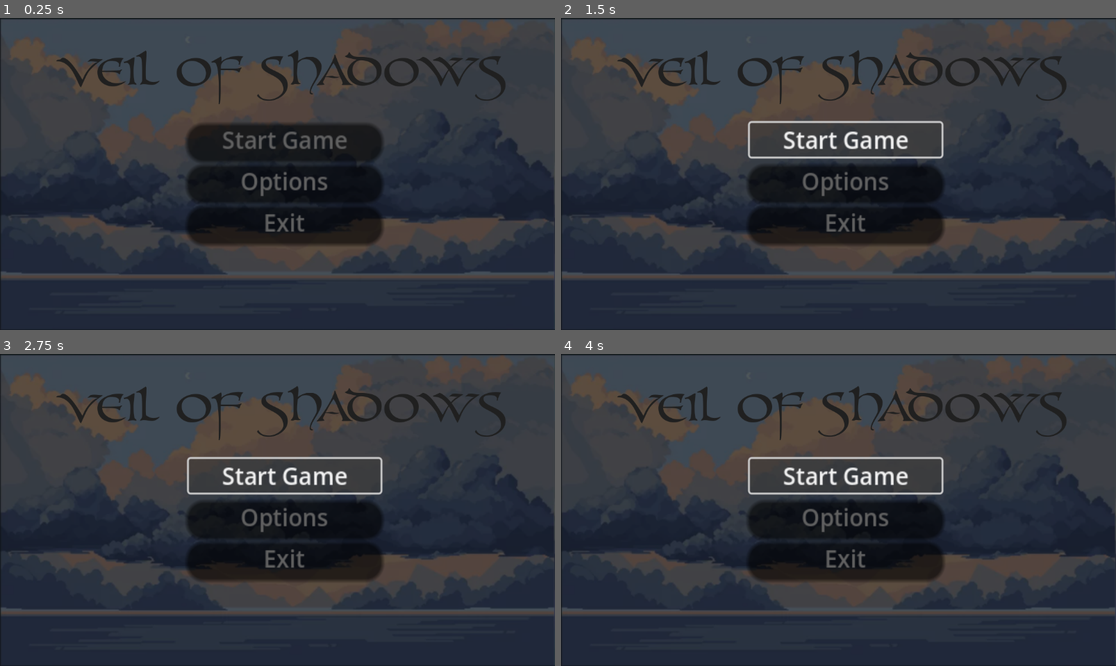
Above: before the commit, frames 1-4 (two rows, left to right).
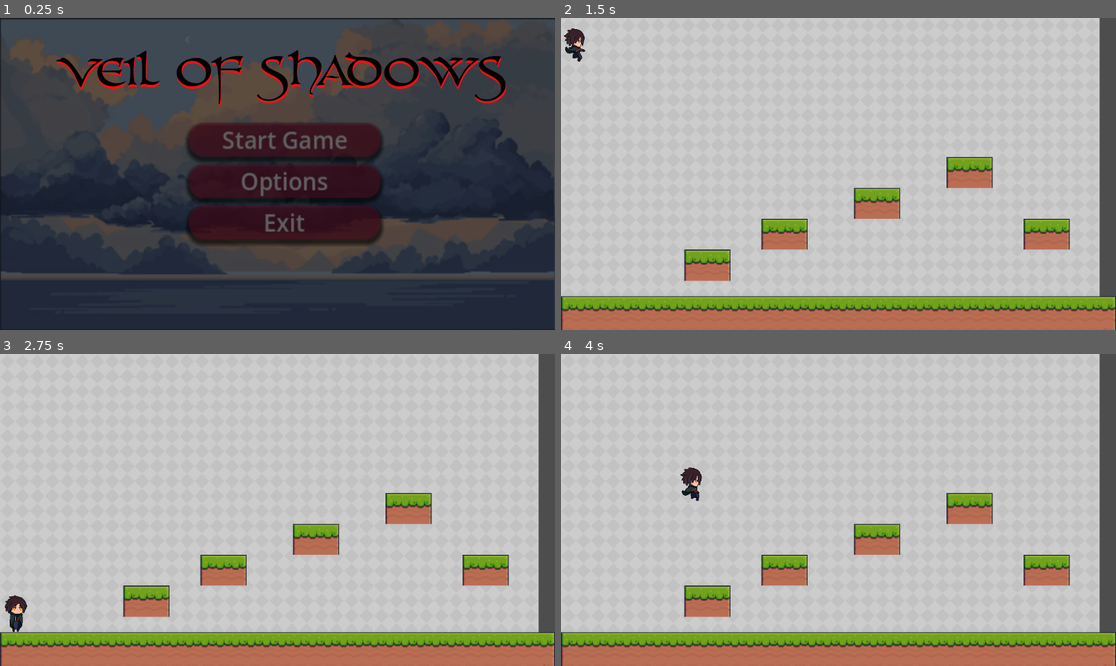
Above: after the commit, the same moments.

Repository: RocketRy-godot/godot-project
Game: Godot game, scene res://main_menu.tscn
Two runs of this game, one before a commit and one after it. Both use one fixed random seed, a clock stepped at 60 frames per second and the inputs below.
Inputs (mouse positions are in pixels of both pictures, inside the frame that each line leads up to):
- Up to frame 1 (0.25 s): no input
- Up to frame 2 (1.5 s): click "Options" at 0.5 s; click "Start Game" at 1.25 s
- Up to frame 3 (2.75 s): click (283, 475) at 2 s, where only the run before the commit has a clickable "Start Game"
- Up to frame 4 (4 s): hold Shift (run) 2.78-3.53 s; hold D (right) from 2.78 s (still down); tap Space (jump) at 3.02, 3.77 s; tap Shift (run) at 3.6 s

The runs differ from the first frame. In frame 1, 13% of the frame differs, in the area x 10-92%, y 10-71%; in frame 2, 98%, in the area x 0-100%, y 0-100%; in frame 3, 98%; in frame 4, 98%.

Commit message:
made the main menu functionable.

Diff:
--- /dev/null
+++ b/main_menu.gd
@@ -0,0 +1,13 @@
+extends Control
+
+
+func _on_start_pressed() -> void:
+	get_tree().change_scene_to_file("res://main.tscn")
+
+
+func _on_options_pressed() -> void:
+	pass # Replace with function body.
+
+
+func _on_exit_pressed() -> void:
+	get_tree().quit()
--- a/main_menu.tscn
+++ b/main_menu.tscn
@@ -1,14 +1,26 @@
-[gd_scene load_steps=5 format=3 uid="uid://dwq1ocewfi113"]
+[gd_scene load_steps=8 format=3 uid="uid://dwq1ocewfi113"]
 
 [ext_resource type="Texture2D" uid="uid://c574kyeh7o7hn" path="res://Screenshot 2024-11-11 000913.png" id="1_hi6dr"]
+[ext_resource type="Script" path="res://main_menu.gd" id="1_iy2e5"]
 [ext_resource type="FontFile" uid="uid://dnxe2p7vu4sg6" path="res://unzialish/UnZialish.ttf" id="2_453s4"]
 
 [sub_resource type="StyleBoxTexture" id="StyleBoxTexture_234ta"]
 texture = ExtResource("1_hi6dr")
 modulate_color = Color(0.381703, 0.381703, 0.381703, 1)
 
+[sub_resource type="StyleBoxEmpty" id="StyleBoxEmpty_irp0s"]
+
+[sub_resource type="StyleBoxFlat" id="StyleBoxFlat_u85j8"]
+bg_color = Color(0.459556, 0.0794955, 0.181286, 0.45098)
+corner_radius_top_left = 16
+corner_radius_top_right = 16
+corner_radius_bottom_right = 16
+corner_radius_bottom_left = 16
+shadow_size = 5
+shadow_offset = Vector2(0, 3.41)
+
 [sub_resource type="StyleBoxFlat" id="StyleBoxFlat_g8126"]
-bg_color = Color(0.0119, 0.07, 0.0341717, 0)
+bg_color = Color(0.375063, 0.0570471, 0.142358, 0.45098)
 corner_radius_top_left = 16
 corner_radius_top_right = 16
 corner_radius_bottom_right = 16
@@ -23,6 +35,7 @@
 anchor_bottom = 1.0
 grow_horizontal = 2
 grow_vertical = 2
+script = ExtResource("1_iy2e5")
 
 [node name="Panel" type="Panel" parent="."]
 layout_mode = 1
@@ -54,8 +67,14 @@
 layout_mode = 2
 size_flags_vertical = 3
 size_flags_stretch_ratio = 0.0
+theme_override_colors/font_hover_color = Color(0.380392, 0.380392, 0.380392, 1)
+theme_override_colors/font_pressed_color = Color(0.380392, 0.380392, 0.380392, 1)
+theme_override_colors/font_focus_color = Color(0.380392, 0.380392, 0.380392, 1)
 theme_override_colors/font_color = Color(0.381703, 0.381703, 0.381703, 1)
 theme_override_font_sizes/font_size = 25
+theme_override_styles/focus = SubResource("StyleBoxEmpty_irp0s")
+theme_override_styles/hover = SubResource("StyleBoxFlat_u85j8")
+theme_override_styles/pressed = SubResource("StyleBoxFlat_g8126")
 theme_override_styles/normal = SubResource("StyleBoxFlat_g8126")
 text = "Start Game"
 
@@ -63,8 +82,14 @@
 layout_mode = 2
 size_flags_vertical = 3
 size_flags_stretch_ratio = 0.0
+theme_override_colors/font_hover_color = Color(0.380392, 0.380392, 0.380392, 1)
+theme_override_colors/font_pressed_color = Color(0.380392, 0.380392, 0.380392, 1)
+theme_override_colors/font_focus_color = Color(0.380392, 0.380392, 0.380392, 1)
 theme_override_colors/font_color = Color(0.381703, 0.381703, 0.381703, 1)
 theme_override_font_sizes/font_size = 25
+theme_override_styles/focus = SubResource("StyleBoxEmpty_irp0s")
+theme_override_styles/hover = SubResource("StyleBoxFlat_u85j8")
+theme_override_styles/pressed = SubResource("StyleBoxFlat_g8126")
 theme_override_styles/normal = SubResource("StyleBoxFlat_g8126")
 text = "Options"
 
@@ -72,8 +97,14 @@
 layout_mode = 2
 size_flags_vertical = 3
 size_flags_stretch_ratio = 0.0
+theme_override_colors/font_hover_color = Color(0.380392, 0.380392, 0.380392, 1)
+theme_override_colors/font_pressed_color = Color(0.380392, 0.380392, 0.380392, 1)
+theme_override_colors/font_focus_color = Color(0.380392, 0.380392, 0.380392, 1)
 theme_override_colors/font_color = Color(0.381703, 0.381703, 0.381703, 1)
 theme_override_font_sizes/font_size = 25
+theme_override_styles/focus = SubResource("StyleBoxEmpty_irp0s")
+theme_override_styles/hover = SubResource("StyleBoxFlat_u85j8")
+theme_override_styles/pressed = SubResource("StyleBoxFlat_g8126")
 theme_override_styles/normal = SubResource("StyleBoxFlat_g8126")
 text = "Exit"
 
@@ -90,8 +121,14 @@
 offset_bottom = -174.0
 grow_horizontal = 2
 grow_vertical = 2
-theme_override_colors/font_color = Color(0.125111, 0.126427, 0.124465, 1)
+theme_override_colors/font_color = Color(0, 0, 0, 1)
+theme_override_colors/font_shadow_color = Color(1, 0.06, 0.06, 1)
+theme_override_constants/shadow_offset_y = 5
 theme_override_fonts/font = ExtResource("2_453s4")
 theme_override_font_sizes/font_size = 93
 text = "Veil of Shadows"
 uppercase = true
+
+[connection signal="pressed" from="VBoxContainer/Button" to="." method="_on_start_pressed"]
+[connection signal="pressed" from="VBoxContainer/Button2" to="." method="_on_options_pressed"]
+[connection signal="pressed" from="VBoxContainer/Button3" to="." method="_on_exit_pressed"]
